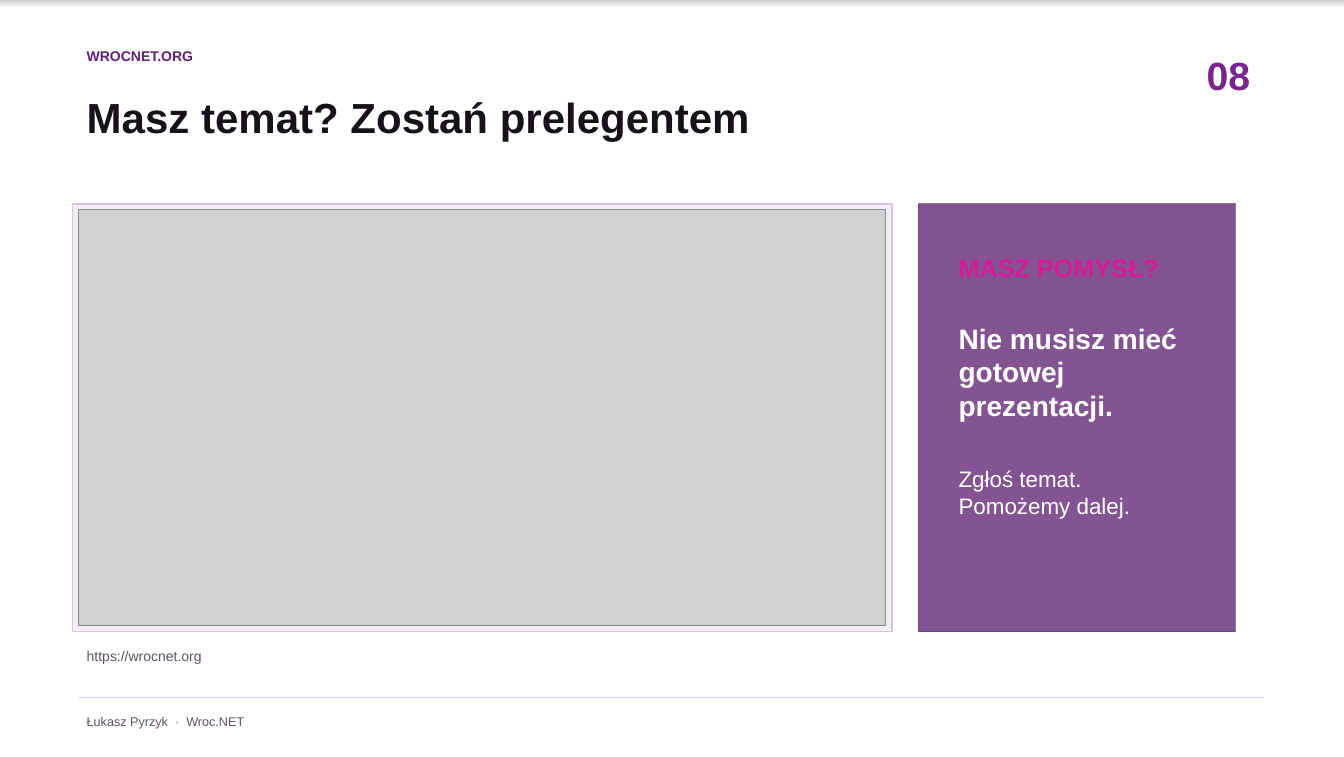
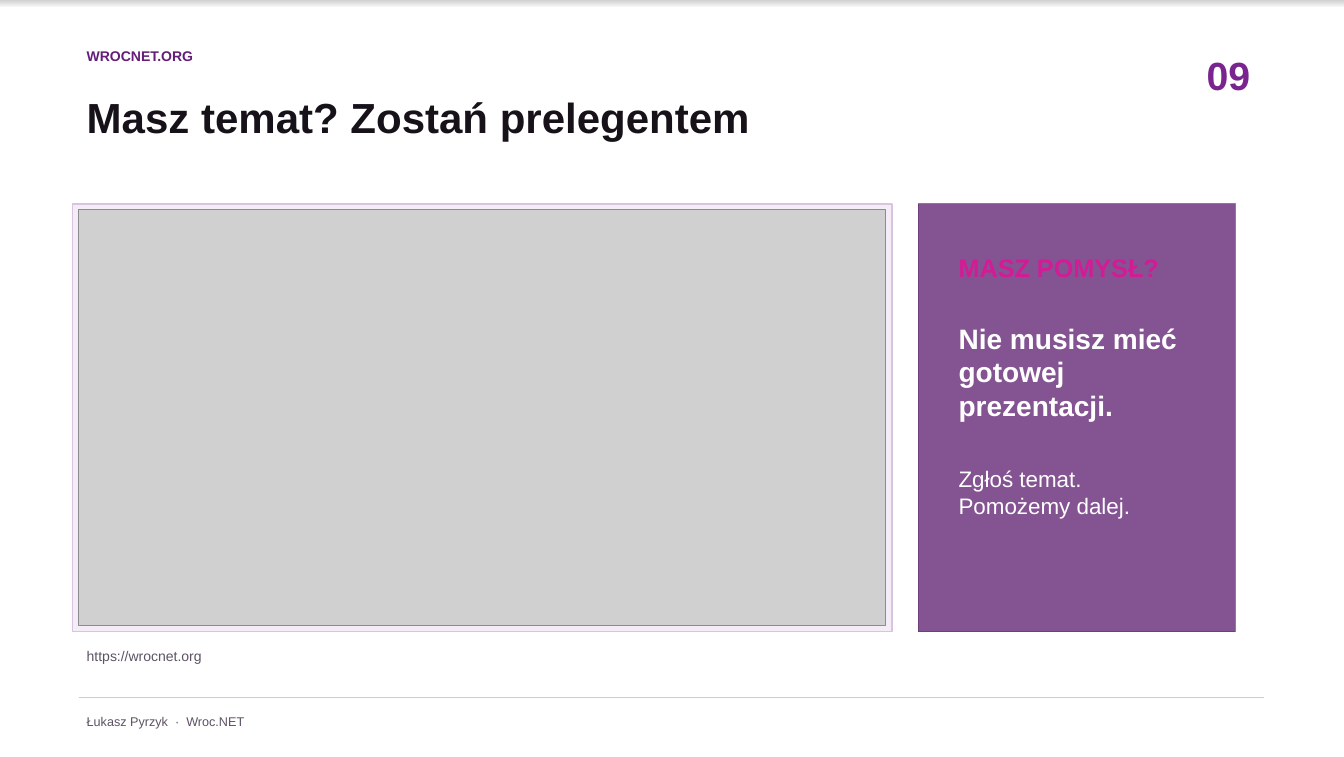
Before and after one commit to lukasz-pyrzyk/wrocnet.org, a slide deck: slide 9 of slides/171/2026-10-20-171-spotkanie.pptx (slide 8 before the commit). Drawn at 1344x757 pixels with LibreOffice and Linux fonts; fonts in the diff are those of the drawing; grey boxes stand for pictures. Boxes give left, top, right and bottom in pixels: in the first picture for what was removed or moved away, otherwise in the second. Text is boxed around its words. In the diff, an @@ line names an element or a change of style, - is before the commit and + after.

```diff
--- a/slides/171/2026-10-20-171-spotkanie.pptx
+++ b/slides/171/2026-10-20-171-spotkanie.pptx
@@ text at <box>1207,62,1251,91</box>: text changed @@
-08
+09
```
Also in this commit, not shown: 9 other slides changed, 1 slide added, 5 other files.
